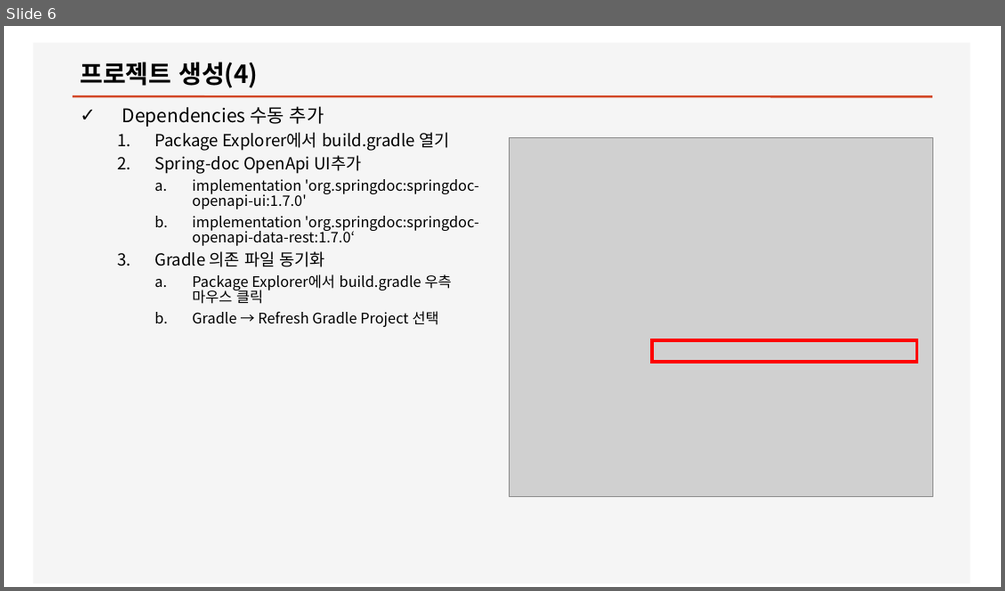
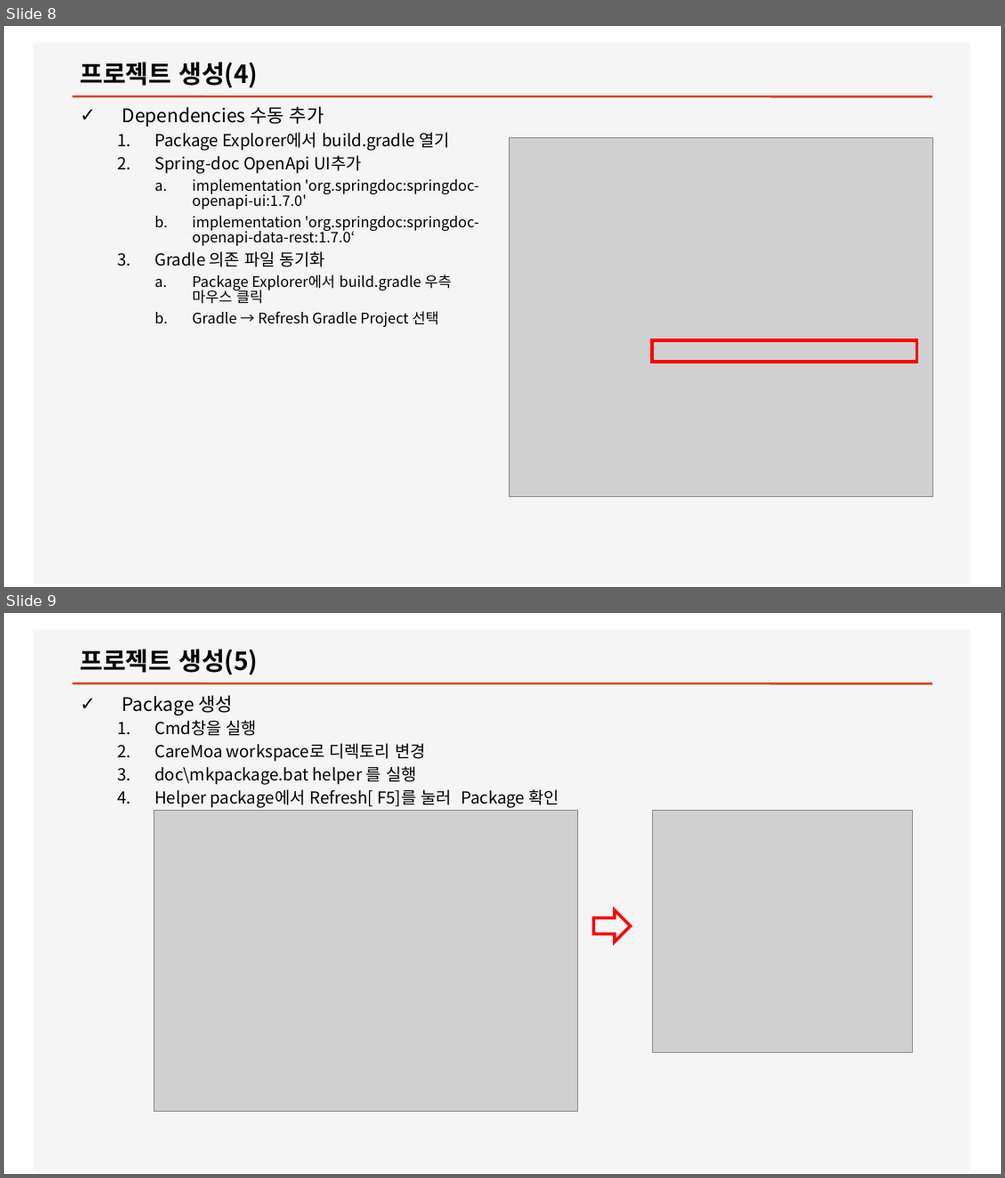
Before and after one commit to ByounggwanLee/CareMoa, a slide deck: Doc/프로젝트생성.pptx. Shown one above the other, each under a label of ours: slide 6 before the commit, slides 8 and 9 after it. The pictures are 1005x591 and 1005x1178 pixels, drawn with LibreOffice and Linux fonts; fonts in the diff are those of the drawing; grey boxes stand for pictures. Boxes give left, top, right and bottom in pixels: in the first picture for what was removed or moved away, otherwise in the second. Text is boxed around its words. In the diff, an @@ line names an element or a change of style, - is before the commit and + after.

Commit message:
Helper 프로젝트 및 메뉴얼 보강

```diff
--- a/Doc/프로젝트생성.pptx
+++ b/Doc/프로젝트생성.pptx
@@ slide 9 added at (4,613,1001,1174), background #FFFFFF; not listed: 2 template elements that a slide beside it also shows @@
@@ title added at (80,649,258,675), 24 pt, text #000000, bold @@
+프로젝트 생성(5)
@@ text added at (122,695,558,808), 16 pt, text #000000 @@
+✓ Package 생성
+  1. Cmd창을 실행
+  2. CareMoa workspace로 디렉토리 변경
+  3. doc\mkpackage.bat helper 를 실행
+  4. Helper package에서 Refresh[ F5]를 눌러 Package 확인
@@ picture added at (154,810,578,1111) @@
@@ picture added at (652,810,913,1052) @@
@@ right arrow added at (594,910,631,941), outline #FF0000 3 pt @@
@@ what was slide 6 is now slide 8 @@
```
Also in this commit, not shown: 2 slides changed, 8 other slides added, 10 other files.
